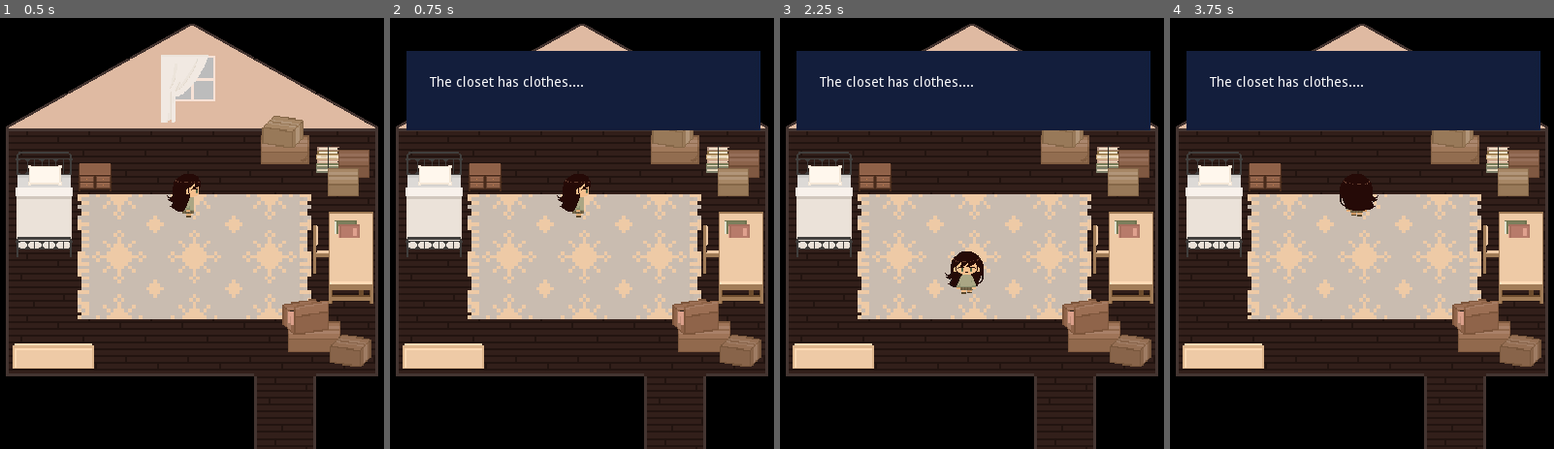
Above: before the commit, frames 1-4 (left to right).
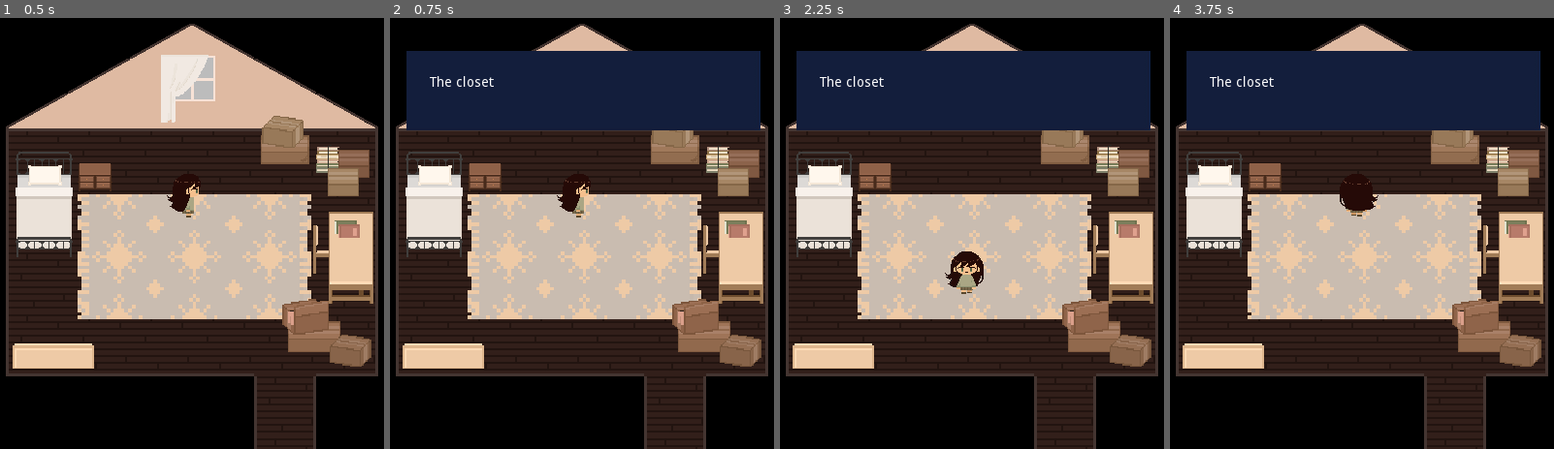
Above: after the commit, the same moments.

Repository: yashdhanore/Project_Attic_1.0
Game: Godot game, scene res://Stage1.tscn
The game is run twice, just before and just after one commit, with the same random seed, the same clock (stepped at 60 frames per second) and the same inputs.
Inputs:
- Up to frame 1 (0.5 s): no input
- Up to frame 2 (0.75 s): tap Enter at 0.5 s; hold Right (ui_right) from 0.53 s (still down); hold E (action) from 0.53 s (still down)
- Up to frame 3 (2.25 s): release Right (ui_right) at 1.28 s; release E (action) at 1.28 s; hold Down (ui_down) 1.28-2.03 s; tap E (action) at 1.35 s; hold Right (ui_right) from 2.03 s (still down); hold E (action) from 2.03 s (still down)
- Up to frame 4 (3.75 s): release Right (ui_right) at 2.78 s; release E (action) at 2.78 s; hold Up (ui_up) 2.78-3.53 s; tap E (action) at 2.85 s; hold Left (ui_left) from 3.53 s (still down); hold E (action) from 3.53 s (still down)

Frame 1 is identical in both runs. In frame 2, 0.2% of the frame differs, in the area x 28-51%, y 13-16%; in frame 3, 0.2%; in frame 4, 0.2%.

Commit message:
added animation to dialogue

Diff:
--- a/Dialogue Player.gd
+++ b/Dialogue Player.gd
@@ -1,6 +1,6 @@
 extends CanvasLayer
 
-export(String, FILE, "*.json") var dialogue_file
+export(String, FILE, "*.json") var dialogue_file: String
 
 var dialogues = []
 var current_dialogue_id = 0
@@ -35,6 +35,8 @@
 		turn_on_the_player()
 		return
 
+	$Tween.interpolate_property($NinePatchRect/Message, "percent_visible", 0.0, 1.0, 0.5,Tween.TRANS_LINEAR,Tween.EASE_IN_OUT)
+	$Tween.start()
 	$NinePatchRect/Name.text = dialogues[current_dialogue_id]["name"]
 	$NinePatchRect/Message.text = dialogues[current_dialogue_id]["text"]
 
--- /dev/null
+++ b/DialoguePlayer.tscn
@@ -0,0 +1,47 @@
+[gd_scene load_steps=3 format=2]
+
+[ext_resource path="res://Dialogue Player.gd" type="Script" id=1]
+[ext_resource path="res://assets/Dialogue box/navy blue.jpg" type="Texture" id=2]
+
+[node name="DialoguePlayer" type="CanvasLayer"]
+script = ExtResource( 1 )
+dialogue_file = "res://assets/Dialogue box/jsons/bed/bed.json"
+
+[node name="NinePatchRect" type="NinePatchRect" parent="."]
+visible = false
+margin_left = 203.0
+margin_top = 39.0
+margin_right = 568.0
+margin_bottom = 121.0
+texture = ExtResource( 2 )
+__meta__ = {
+"_edit_use_anchors_": false
+}
+
+[node name="Name" type="RichTextLabel" parent="NinePatchRect"]
+margin_left = 5.55591
+margin_top = 4.9685
+margin_right = 56.5559
+margin_bottom = 23.9685
+text = "Name"
+__meta__ = {
+"_edit_use_anchors_": false
+}
+
+[node name="Message" type="RichTextLabel" parent="NinePatchRect"]
+margin_left = 24.0
+margin_top = 26.3811
+margin_right = 348.0
+margin_bottom = 78.3811
+text = "Message"
+__meta__ = {
+"_edit_use_anchors_": false
+}
+
+[node name="Timer" type="Timer" parent="."]
+wait_time = 0.4
+one_shot = true
+
+[node name="Tween" type="Tween" parent="."]
+
+[connection signal="timeout" from="Timer" to="." method="_on_Timer_timeout"]
--- a/Stage1.tscn
+++ b/Stage1.tscn
@@ -39,6 +39,7 @@
 [ext_resource path="res://assets/Font/AGoblinAppears-o2aV.ttf" type="DynamicFontData" id=37]
 [ext_resource path="res://assets/Dialogue box/navy blue.jpg" type="Texture" id=38]
 [ext_resource path="res://Dialogue Player.gd" type="Script" id=39]
+[ext_resource path="res://DialoguePlayer.tscn" type="PackedScene" id=40]
 
 [sub_resource type="TileSet" id=1]
 0/name = "right roof.png 0"
@@ -302,45 +303,6 @@
 [node name="StaticBody2D" type="StaticBody2D" parent="furniture for attic/bed"]
 script = ExtResource( 9 )
 
-[node name="DialoguePlayer" type="CanvasLayer" parent="furniture for attic/bed/StaticBody2D"]
-script = ExtResource( 39 )
-dialogue_file = "res://assets/Dialogue box/jsons/bed/bed.json"
-
-[node name="NinePatchRect" type="NinePatchRect" parent="furniture for attic/bed/StaticBody2D/DialoguePlayer"]
-visible = false
-margin_left = 203.0
-margin_top = 39.0
-margin_right = 568.0
-margin_bottom = 121.0
-texture = ExtResource( 38 )
-__meta__ = {
-"_edit_use_anchors_": false
-}
-
-[node name="Name" type="RichTextLabel" parent="furniture for attic/bed/StaticBody2D/DialoguePlayer/NinePatchRect"]
-margin_left = 5.55591
-margin_top = 4.9685
-margin_right = 56.5559
-margin_bottom = 23.9685
-text = "Name"
-__meta__ = {
-"_edit_use_anchors_": false
-}
-
-[node name="Message" type="RichTextLabel" parent="furniture for attic/bed/StaticBody2D/DialoguePlayer/NinePatchRect"]
-margin_left = 24.0
-margin_top = 26.3811
-margin_right = 348.0
-margin_bottom = 78.3811
-text = "Message"
-__meta__ = {
-"_edit_use_anchors_": false
-}
-
-[node name="Timer" type="Timer" parent="furniture for attic/bed/StaticBody2D/DialoguePlayer"]
-wait_time = 0.4
-one_shot = true
-
 [node name="CollisionPolygon2D" type="CollisionPolygon2D" parent="furniture for attic/bed/StaticBody2D"]
 position = Vector2( -1.52588e-05, -2.14302 )
 polygon = PoolVector2Array( -14.2555, -13.9594, -39.167, -53.358, 12.6028, -53.7483, 13.6728, 40.6513, 11.5328, 40.3302, 1.54639, 40.3302, -35.9027, 40.6513, -38.3993, 40.9724, -40.1826, 40.6513, -39.4693, -54.0694 )
@@ -359,6 +321,8 @@
 "_edit_use_anchors_": false
 }
 
+[node name="DialoguePlayer" parent="furniture for attic/bed/StaticBody2D" instance=ExtResource( 40 )]
+
 [node name="closet top" type="Sprite" parent="furniture for attic"]
 position = Vector2( 112.839, 339.96 )
 rotation = 1.5708
@@ -369,45 +333,6 @@
 position = Vector2( -29.2234, 45.8919 )
 script = ExtResource( 11 )
 
-[node name="DialoguePlayer" type="CanvasLayer" parent="furniture for attic/closet top/StaticBody2D"]
-script = ExtResource( 39 )
-dialogue_file = "res://assets/Dialogue box/jsons/closet/closet top.json"
-
-[node name="NinePatchRect" type="NinePatchRect" parent="furniture for attic/closet top/StaticBody2D/DialoguePlayer"]
-visible = false
-margin_left = 203.0
-margin_top = 39.0
-margin_right = 568.0
-margin_bottom = 121.0
-texture = ExtResource( 38 )
-__meta__ = {
-"_edit_use_anchors_": false
-}
-
-[node name="Name" type="RichTextLabel" parent="furniture for attic/closet top/StaticBody2D/DialoguePlayer/NinePatchRect"]
-margin_left = 5.55591
-margin_top = 4.9685
-margin_right = 56.5559
-margin_bottom = 23.9685
-text = "Name"
-__meta__ = {
-"_edit_use_anchors_": false
-}
-
-[node name="Message" type="RichTextLabel" parent="furniture for attic/closet top/StaticBody2D/DialoguePlayer/NinePatchRect"]
-margin_left = 24.0
-margin_top = 26.3811
-margin_right = 348.0
-margin_bottom = 78.3811
-text = "Message"
-__meta__ = {
-"_edit_use_anchors_": false
-}
-
-[node name="Timer" type="Timer" parent="furniture for attic/closet top/StaticBody2D/DialoguePlayer"]
-wait_time = 0.4
-one_shot = true
-
 [node name="CollisionPolygon2D" type="CollisionPolygon2D" parent="furniture for attic/closet top/StaticBody2D"]
 polygon = PoolVector2Array( 0.0810394, -10.6349, 6.09761, -23.4244, -9.54562, -23.2739, -9.20161, 20.6618, 6.26968, 20.8123, 5.9257, -23.1235 )
 
@@ -425,6 +350,9 @@
 "_edit_use_anchors_": false
 }
 
+[node name="DialoguePlayer" parent="furniture for attic/closet top/StaticBody2D" instance=ExtResource( 40 )]
+dialogue_file = "res://assets/Dialogue box/jsons/closet/closet_top.json"
+
 [node name="dresser" type="Sprite" parent="furniture for attic"]
 modulate = Color( 0.941176, 0.796078, 0.796078, 1 )
 position = Vector2( 38.4521, 133.268 )
@@ -447,6 +375,9 @@
 __meta__ = {
 "_edit_use_anchors_": false
 }
+
+[node name="DialoguePlayer" parent="furniture for attic/dresser/StaticBody2D" instance=ExtResource( 40 )]
+dialogue_file = "res://assets/Dialogue box/jsons/desk/desk.json"
 
 [node name="mat" type="Sprite" parent="furniture for attic"]
 position = Vector2( -7.3773, 154.994 )
@@ -748,6 +679,4 @@
 
 [node name="CollisionShape2D" type="CollisionShape2D" parent="."]
 
-[connection signal="timeout" from="furniture for attic/bed/StaticBody2D/DialoguePlayer/Timer" to="furniture for attic/bed/StaticBody2D/DialoguePlayer" method="_on_Timer_timeout"]
-[connection signal="timeout" from="furniture for attic/closet top/StaticBody2D/DialoguePlayer/Timer" to="furniture for attic/closet top/StaticBody2D/DialoguePlayer" method="_on_Timer_timeout"]
 [connection signal="timeout" from="furniture for attic/study table/StaticBody2D/DialoguePlayer/Timer" to="furniture for attic/study table/StaticBody2D/DialoguePlayer" method="_on_Timer_timeout"]
Not shown: 1 places in Stage1.tscn that only renumber resources
Not shown, added: assets/Dialogue box/dialogue box.png.import
Renamed: assets/Dialogue box/jsons/closet/closet top.json -> assets/Dialogue box/jsons/closet/closet_top.json
Not shown, added: assets/Dialogue box/updated dialogue box.png.import
